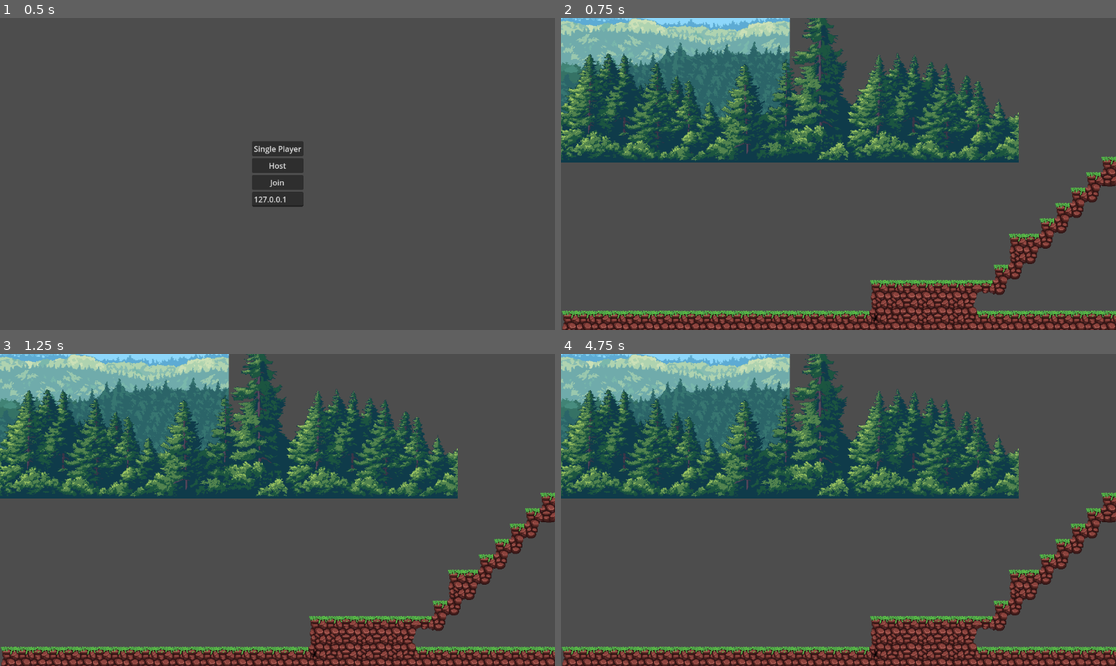
Above: before the commit, frames 1-4 (two rows, left to right).
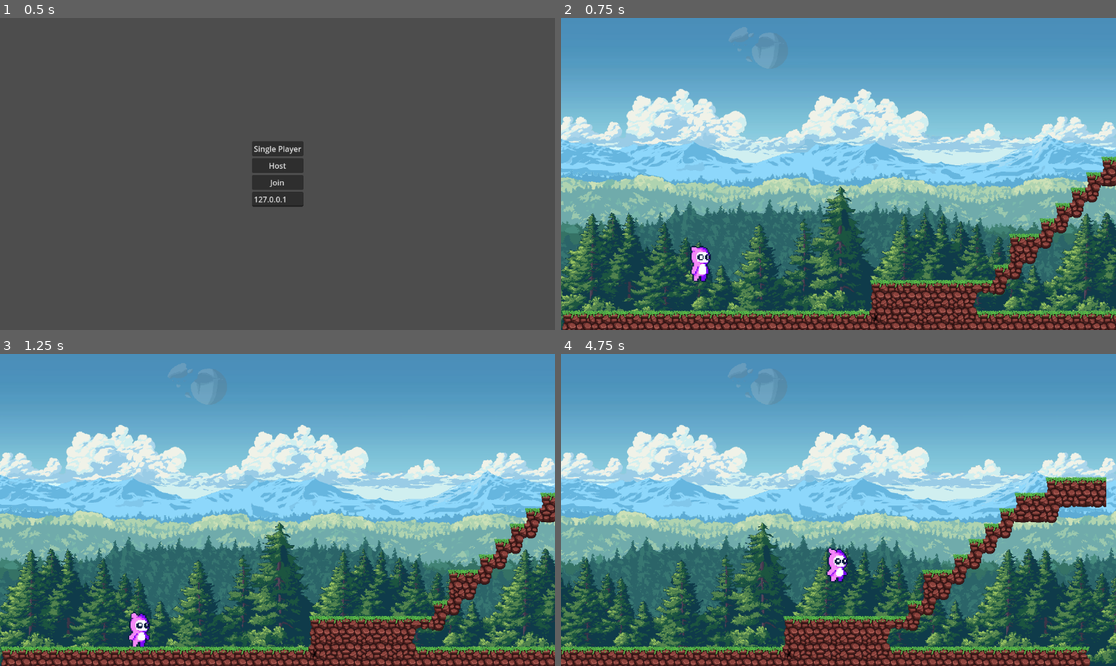
Above: after the commit, the same moments.

Repository: oberthan/Platformer
Game: Godot game, scene res://Main.tscn
Same seed, same stepped clock (60 frames per second), same inputs: the game is played once before the commit and once after it.
Inputs:
- Up to frame 1 (0.5 s): no input
- Up to frame 2 (0.75 s): click "Host" at 0.5 s
- Up to frame 3 (1.25 s): no input
- Up to frame 4 (4.75 s): hold D (right) 1.28-2.78 s; tap Space (jump) at 1.52, 2.27, 3.77, 4.52 s; hold A (left) 2.78-3.53 s; hold D (right) from 3.53 s (still down)

Frame 1 is identical in both runs. In frame 2, 90% of the frame differs, in the area x 0-100%, y 0-100%; in frame 3, 90%; in frame 4, 97%.
Error before the commit: Invalid type in function 'create_server' in base 'WebSocketMultiplayerPeer'. Cannot convert argument 2 from int to String. (res://network.gd:26)

Commit message:
Changed is_server

Diff:
--- a/Platformer/Level.gd
+++ b/Platformer/Level.gd
@@ -6,7 +6,7 @@
 var role_counter: int = 1
 
 func _ready():
-	if Network.is_server:
+	if multiplayer.is_server():
 		# The server does not need a background. Remove it to save resources.
 		var background = find_child("Forest", false) # find_child is not recursive by default
 		if background:
@@ -40,19 +40,19 @@
 	print("Player has role ", role)
 	add_child(player)
 	player.set_multiplayer_authority(id)
-	if Network.is_server:
+	if multiplayer.is_server():
 		Network.register_player(id, player)
 
 @rpc("any_peer", "call_local")
 func despawn_player_on_clients(id: int):
 	if has_node(str(id)):
 		var player = get_node(str(id))
-		if Network.is_server:
+		if multiplayer.is_server():
 			Network.unregister_player(id)
 		player.queue_free()
 
 func _physics_process(delta):
-	if Network.is_server:
+	if multiplayer.is_server():
 		for player_id in Network.players:
 			if Network.player_inputs.has(player_id):
 				var player_node = Network.players[player_id]
--- a/Platformer/Player.gd
+++ b/Platformer/Player.gd
@@ -29,7 +29,7 @@
 func _ready() -> void:
 	# The server needs to simulate collisions for all players.
 	# Clients only need to simulate their own player.
-	if Network.is_server:
+	if multiplayer.is_server():
 		collider_body.disabled = false
 		collider_top.disabled = false
 	else:
@@ -82,7 +82,7 @@
 
 	# On clients, all player nodes (local and remote) are puppets.
 	# They just interpolate to the state received from the server.
-	if !Network.is_server:
+	if !multiplayer.is_server():
 		# If server_position is not zero, start interpolating.
 		if server_position != Vector2.ZERO:
 			if position.distance_to(server_position) < 0.1:
@@ -141,7 +141,7 @@
 # This RPC is received by all clients to update the state of their puppets.
 @rpc("unreliable", "any_peer", "call_local")
 func update_client_state(p_position, p_velocity):
-	if !Network.is_server:
+	if !multiplayer.is_server():
 		var pos_margin = 0.1
 		server_position = p_position
 		server_velocity = p_velocity
--- a/Platformer/network.gd
+++ b/Platformer/network.gd
@@ -23,7 +23,7 @@
 
 func start_server(port, max_clients):
 	max_players = max_clients
-	peer.create_server(port, max_clients)
+	peer.create_server(port)
 	multiplayer.multiplayer_peer = peer
 	multiplayer.peer_connected.connect(_on_peer_connected)
 	multiplayer.peer_disconnected.connect(_on_peer_disconnected)
@@ -48,7 +48,7 @@
 		get_tree().change_scene_to_file("res://Main.tscn")
 
 func start_client(ip, port):
-	peer.create_client(ip, port)
+	peer.create_client(("{ip}:{port}".format({"ip":ip, "port":port})))
 	multiplayer.multiplayer_peer = peer
 
 func get_player_id():
Not shown, changed: Pi/Platformer.pck
Not shown, changed: Web/index.html
Not shown, changed: Web/index.pck
